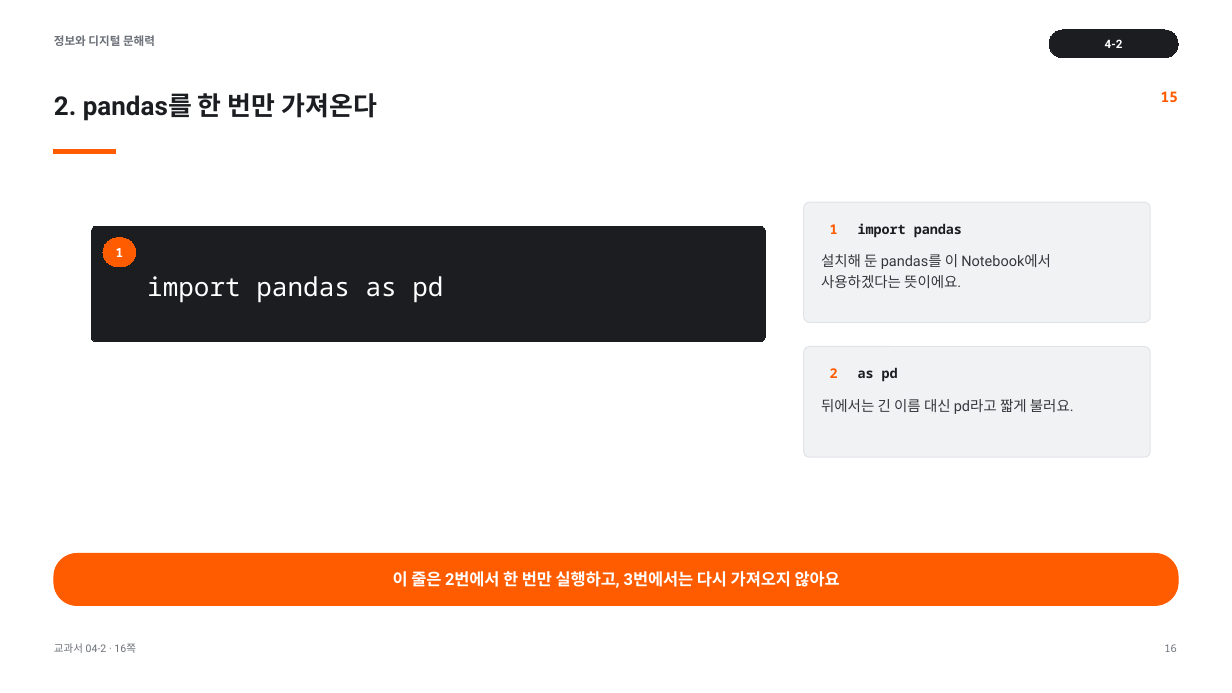
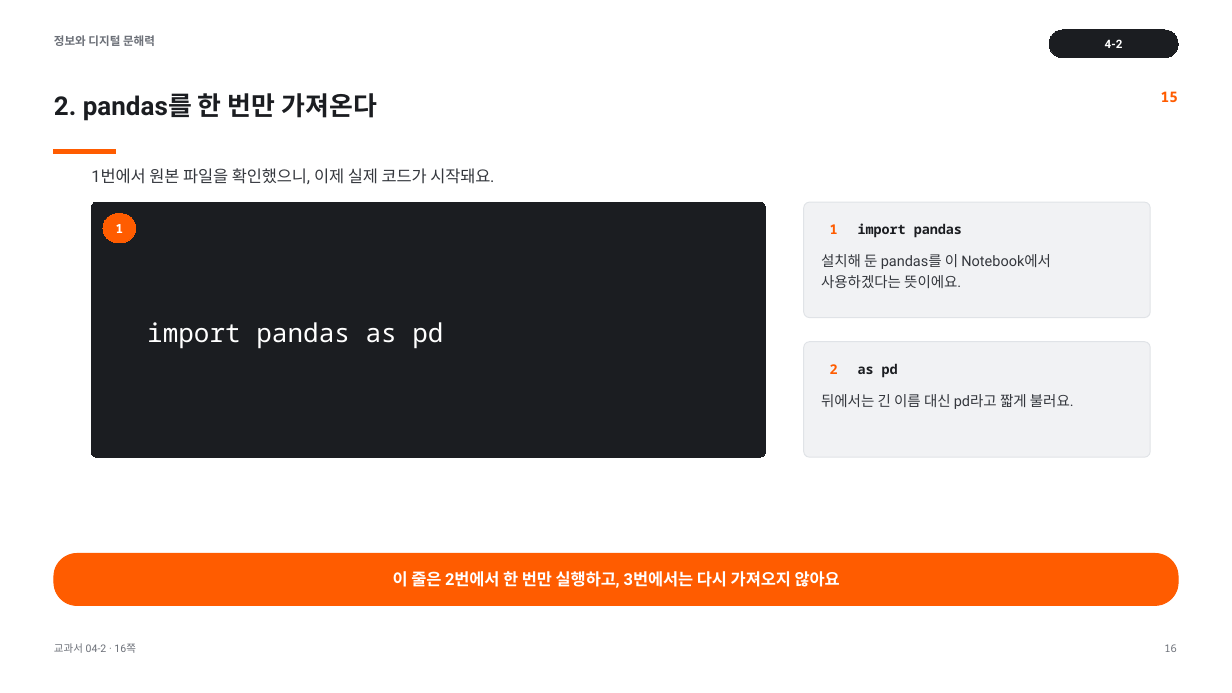
Before and after one commit to cozy819/2026-02__jdh, a slide deck: slide 16 of 04/ppt/04-2_pandas로_표_데이터를_쉽게_사용하기.pptx. Drawn at 1232x693 pixels with LibreOffice and Linux fonts; fonts in the diff are those of the drawing. Boxes give left, top, right and bottom in pixels: in the first picture for what was removed or moved away, otherwise in the second. Text is boxed around its words. In the diff, an @@ line names an element or a change of style, - is before the commit and + after.

```diff
--- a/04/ppt/04-2_pandas로_표_데이터를_쉽게_사용하기.pptx
+++ b/04/ppt/04-2_pandas로_표_데이터를_쉽게_사용하기.pptx
@@ text added at (91,168,494,184), 12.8 pt, text #34373D @@
+1번에서 원본 파일을 확인했으니, 이제 실제 코드가 시작돼요.
@@ proportions changed in 3 elements at (804,202,1151,318), (804,342,1151,457), (91,202,765,457) @@
@@ rounded rectangle: place and size @@
-rounded rectangle at (91,226,765,342)
+rounded rectangle at (91,202,765,457)
@@ rounded rectangle: place and size @@
-rounded rectangle at (804,202,1151,323)
+rounded rectangle at (804,202,1151,318)
@@ rounded rectangle "1": place and size @@
-rounded rectangle "1" at (103,238,135,266)
+rounded rectangle "1" at (103,213,135,242)
@@ text "import pandas as pd": place and size @@
-text "import pandas as pd" at (147,276,443,303)
+text "import pandas as pd" at (147,322,443,349)
@@ rounded rectangle: place and size @@
-rounded rectangle at (804,347,1151,457)
+rounded rectangle at (804,342,1151,457)
@@ text "2": place and size @@
-text "2" at (830,368,838,378)
+text "2" at (830,364,838,374)
@@ text "as pd": place and size @@
-text "as pd" at (858,367,898,382)
+text "as pd" at (858,363,898,378)
@@ text "뒤에서는 긴 이름 대신 pd라고 ...": place and size @@
-text "뒤에서는 긴 이름 대신 pd라고 ..." at (821,399,1074,414)
+text "뒤에서는 긴 이름 대신 pd라고 ..." at (821,394,1074,409)
```
Also in this commit, not shown: 7 other slides changed, 8 other files.
